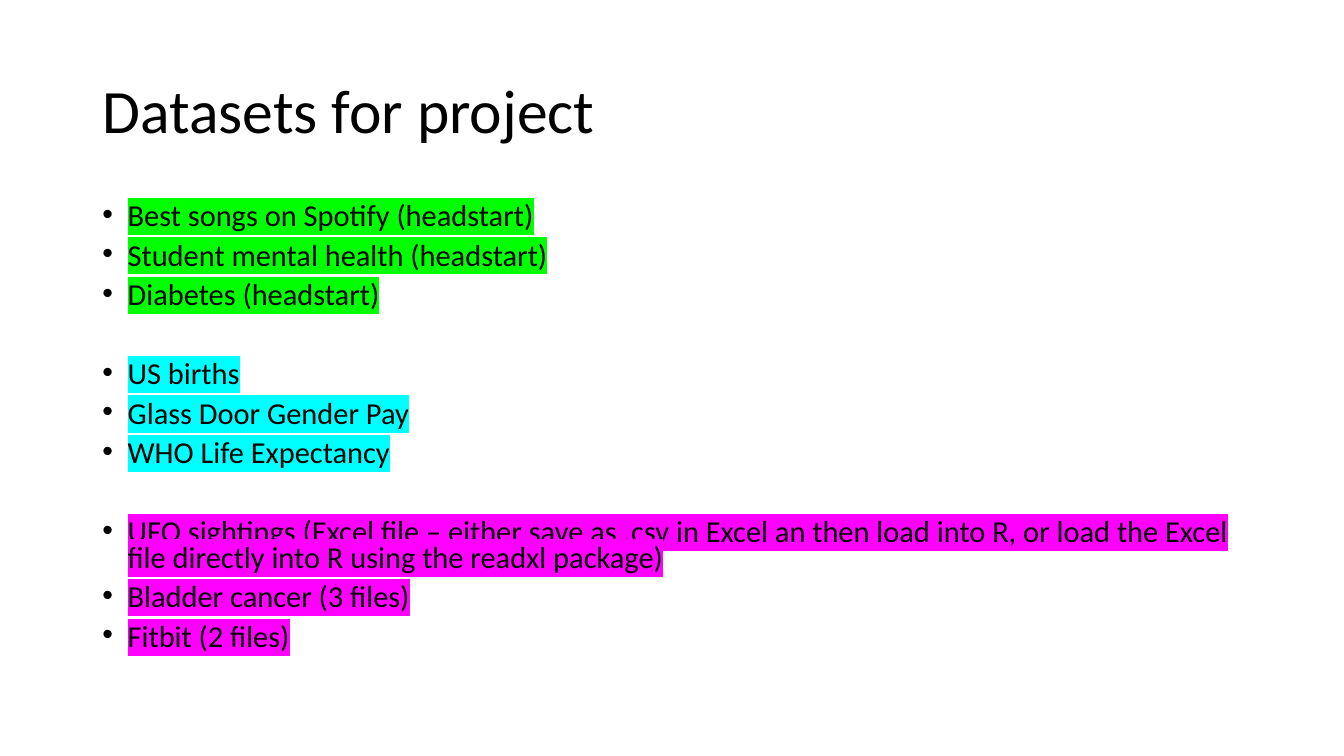
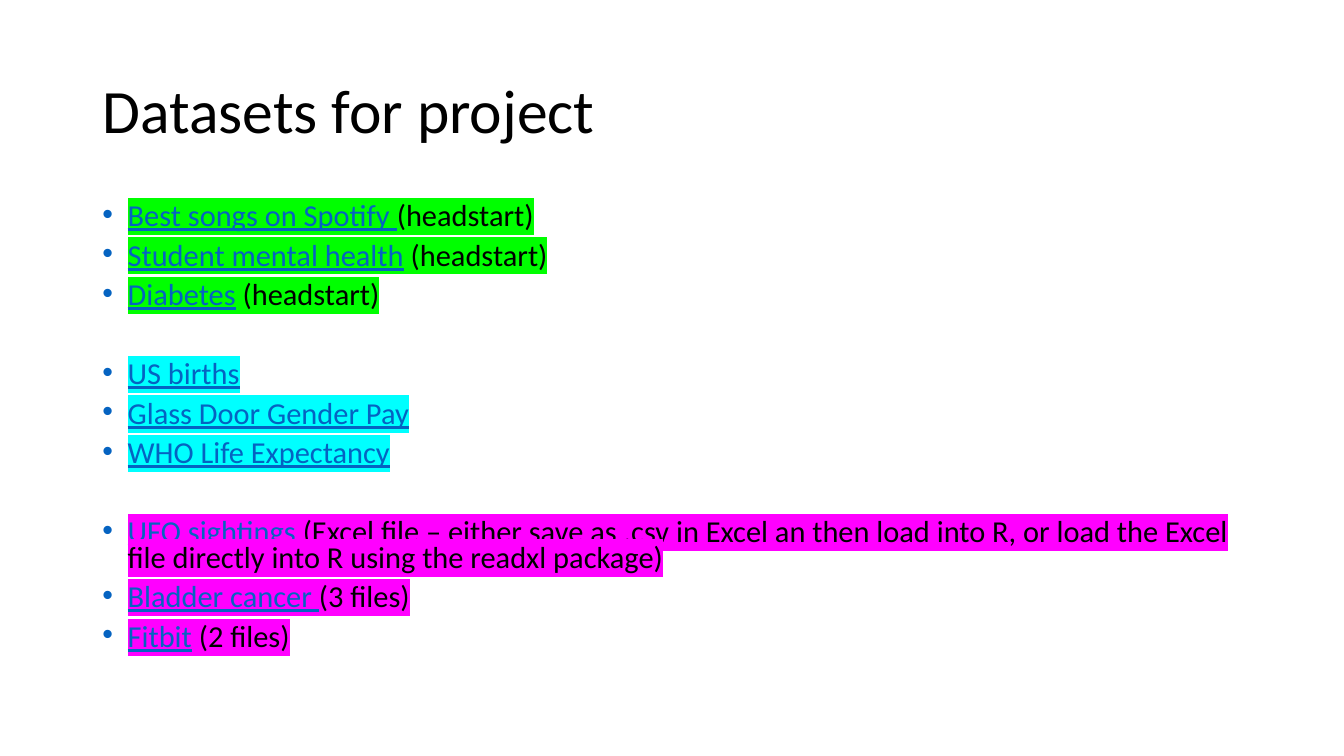
Before and after one commit to sraorao/UNIQ_Plus_R_Course_public, a slide deck: slide 5 of powerpoint/UNIQ+Day3_students.pptx. Drawn at 1344x756 pixels with LibreOffice and Linux fonts; fonts in the diff are those of the drawing. Boxes give left, top, right and bottom in pixels: in the first picture for what was removed or moved away, otherwise in the second. Text is boxed around its words. In the diff, an @@ line names an element or a change of style, - is before the commit and + after.

Commit message:
update slides

```diff
--- a/powerpoint/UNIQ+Day3_students.pptx
+++ b/powerpoint/UNIQ+Day3_students.pptx
@@ text "Best songs on Spotify (headstart)" at (128, 204, 1227, 652): text colour #000000 to #0563C1, underline on in "Best songs on Spotify", "Student mental health", "Diabetes", "US births" and 5 more places @@
```
Also in this commit, not shown: 1 other file.
